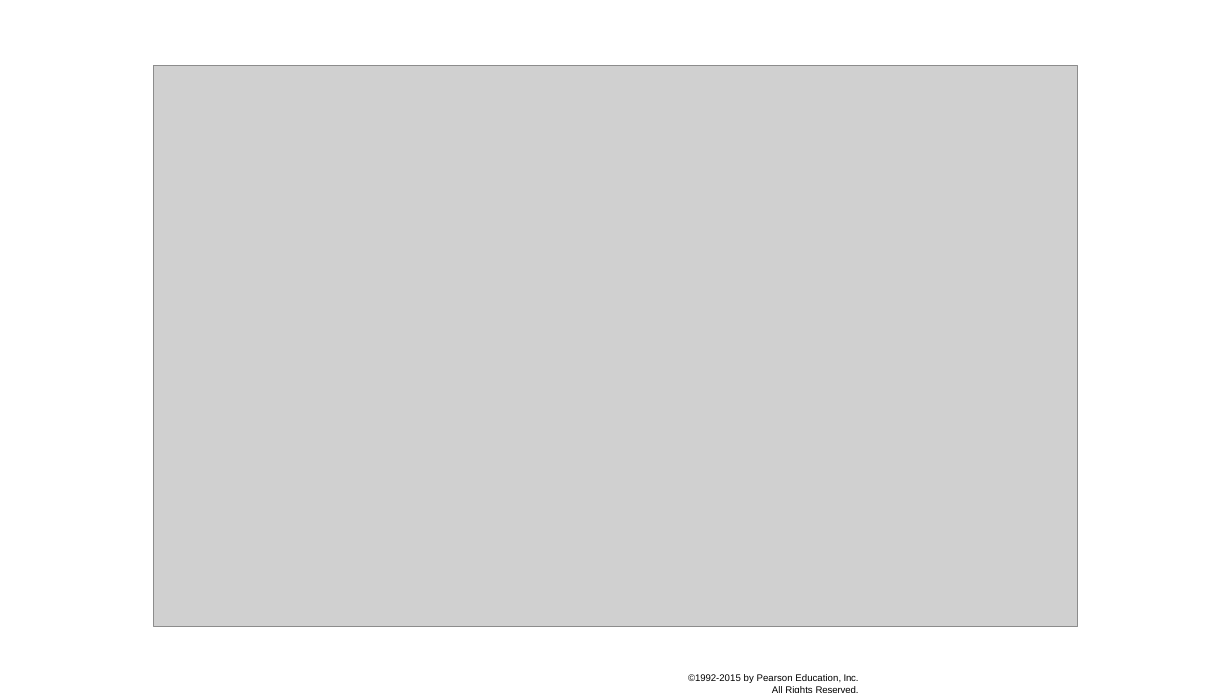
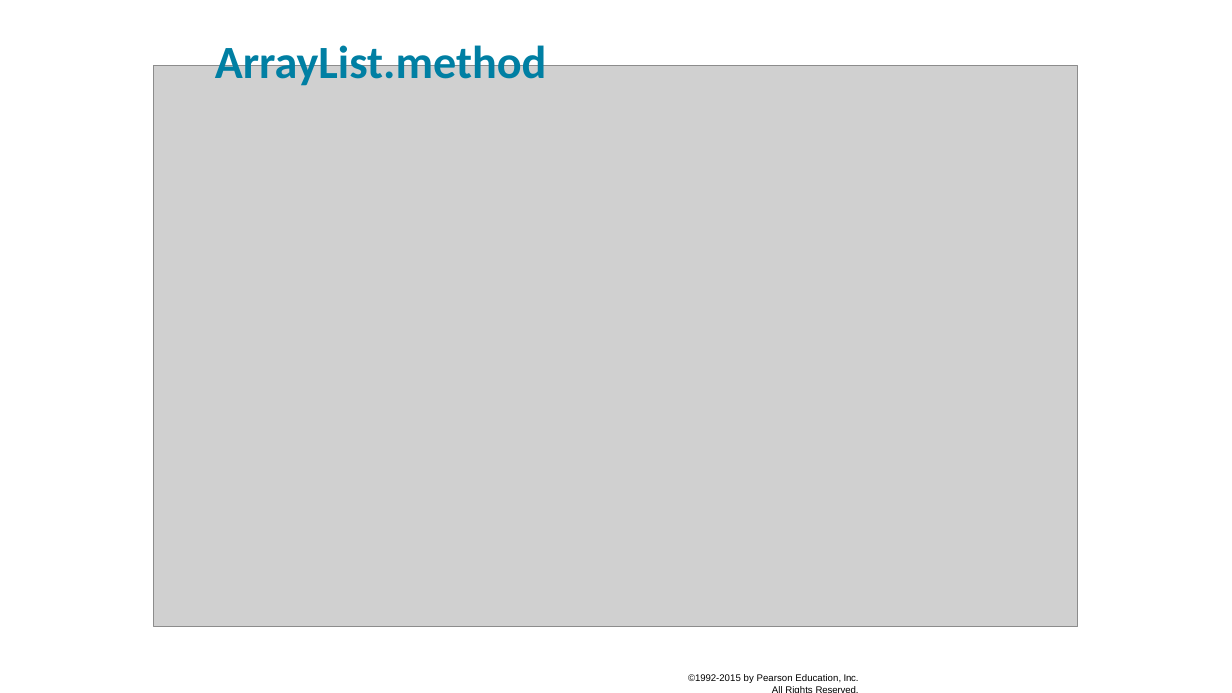
Before and after one commit to xiaoleibi/DMU26, a slide deck: slide 19 of ppt/uge40LoopsPartII.pptx (slide 18 before the commit). Drawn at 1232x693 pixels with LibreOffice and Linux fonts; fonts in the diff are those of the drawing; grey boxes stand for pictures. Boxes give left, top, right and bottom in pixels: in the first picture for what was removed or moved away, otherwise in the second. Text is boxed around its words. In the diff, an @@ line names an element or a change of style, - is before the commit and + after.

```diff
--- a/ppt/uge40LoopsPartII.pptx
+++ b/ppt/uge40LoopsPartII.pptx
@@ text added at (215,40,546,86), 36 pt, text #007FA3, bold @@
+ArrayList.method
```
Also in this commit, not shown: 4 other slides changed, 1 slide added, 2 other files.
